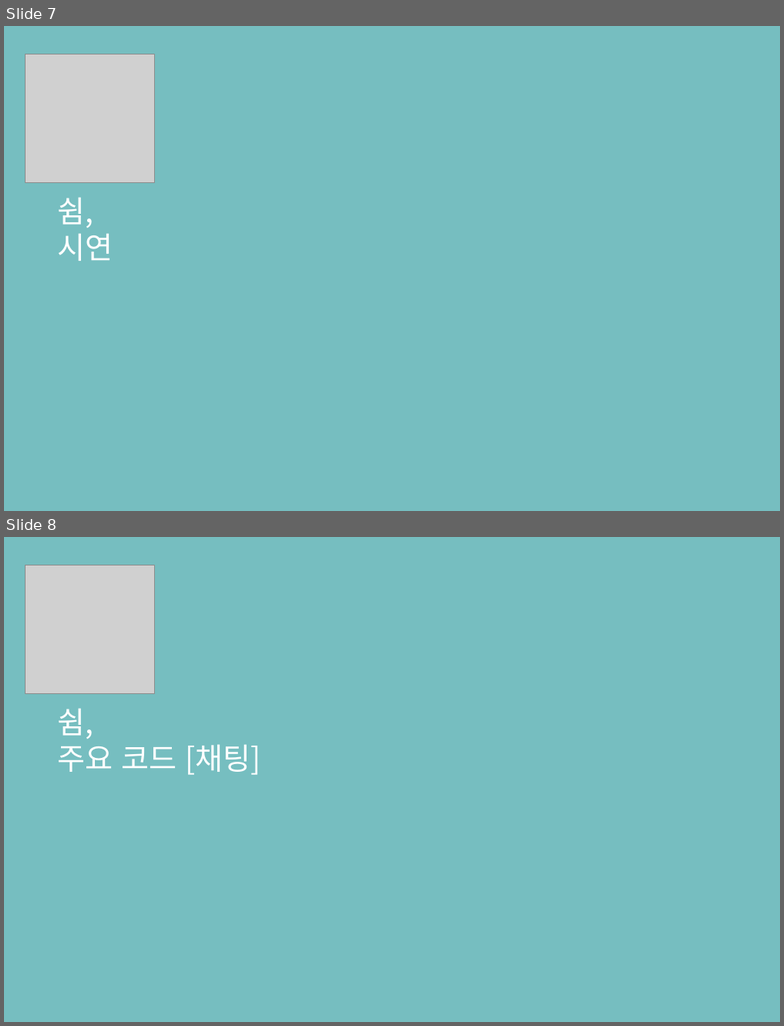
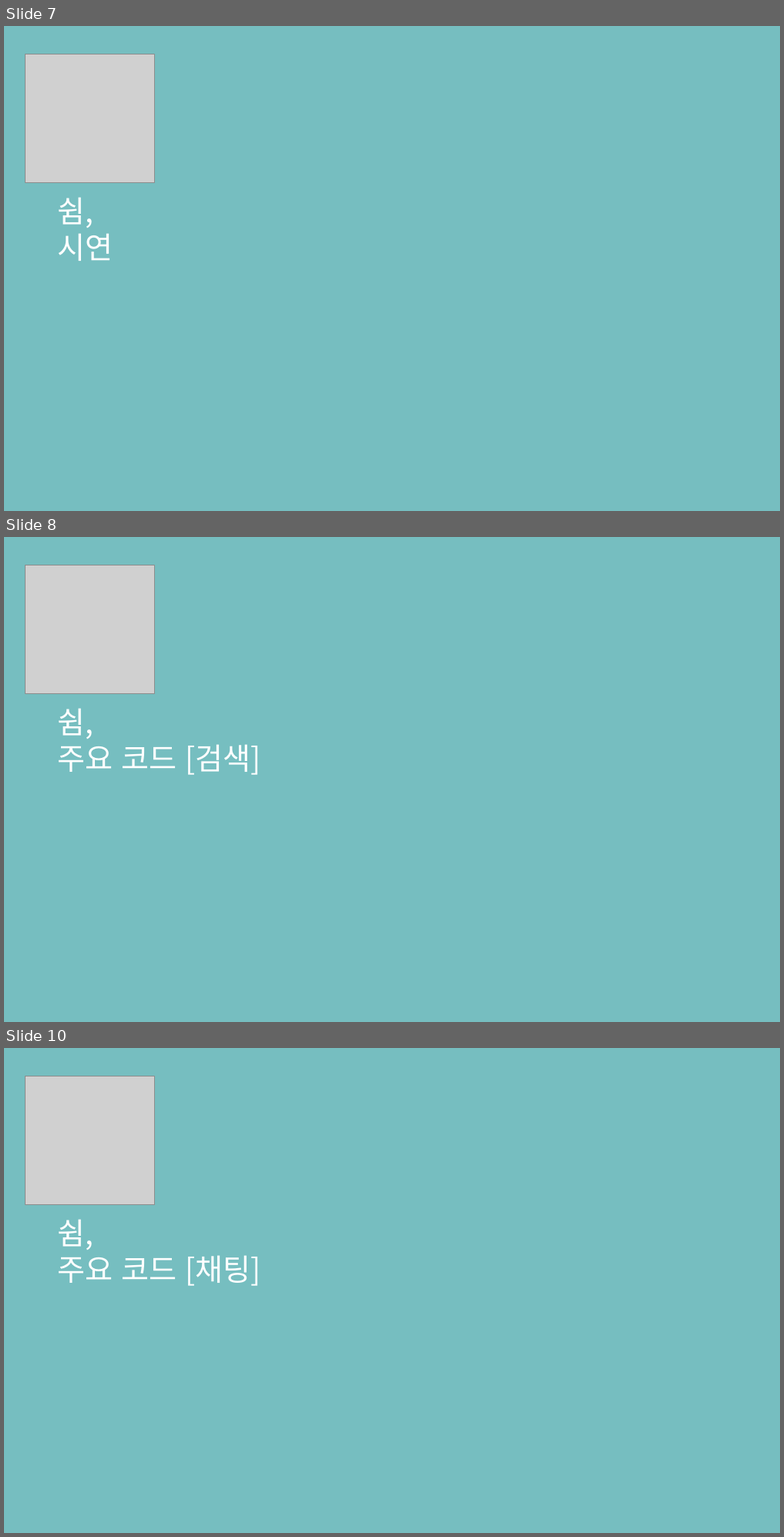
Before and after one commit to ImTaemin/Stay, a slide deck: 문서/최종보고서/쉼,_최종보고서.pptx. Shown one above the other, each under a label of ours: slides 7 and 8 before the commit, slides 7, 8 and 10 after it; the slides between them are not shown. The pictures are 784x1026 and 784x1537 pixels, drawn with LibreOffice and Linux fonts; fonts in the diff are those of the drawing; grey boxes stand for pictures. Boxes give left, top, right and bottom in pixels: in the first picture for what was removed or moved away, otherwise in the second. Text is boxed around its words. In the diff, an @@ line names an element or a change of style, - is before the commit and + after.

Commit message:
검색 수정 완료, 보고서 완료

```diff
--- a/문서/최종보고서/쉼,_최종보고서.pptx
+++ b/문서/최종보고서/쉼,_최종보고서.pptx
@@ slide 8 added at (4,537,780,1022), background #76BEC0 @@
@@ picture added at (26,565,155,694) @@
@@ text added at (58,708,261,775), 28 pt, text #FFFFFF @@
+쉼,
+주요 코드 [검색]
@@ what was slide 8 is now slide 10 @@
```
Also in this commit, not shown: 1 other slide added, 1 other file.
